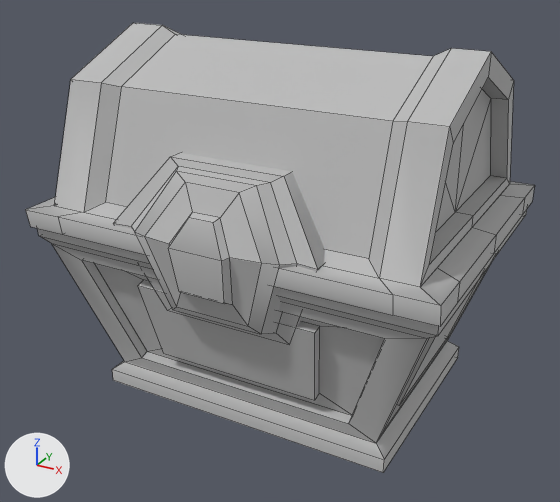
What one commit did to the OBJ model Assets/Assets_3D_Nut/Coffer.obj.
Before and after are seen from a 50 mm camera at (1.66, -3.12, 2.24) aimed at (0.0, -0.12, 0.74). The lights are fixed; the arrows at lower left show +X, +Y and +Z. Mesh edges are drawn as thin lines. Where no turn or scale is listed for an object, it has been applied to the vertices. Vertices at the same position are counted once.

The first picture shows 'Coffer'.
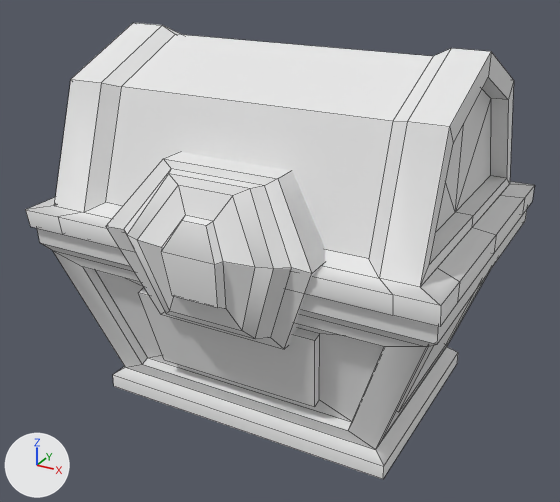
The newer file is also rescaled (x0.927), turned or shifted as a whole; pictures and numbers use the older file's frame.

Boxes [x1, y1, x2, y2] around the edits, measured in the pictures (560 x 502 px; the box of a moved part takes in the faces that stretch with it):
'Coffer', reshaped: before [25, 23, 534, 473]; after [25, 23, 534, 479]
part 1 of me_coffer, moved or reshaped: before [37, 210, 527, 473]; after [37, 210, 527, 479]
part 2 of me_coffer, moved or reshaped: before [113, 153, 325, 334]; after [106, 152, 326, 349]
part 3 of me_coffer, recoloured (grey to white): [25, 23, 534, 326] in both

The change, as a diff of the scene's bpy script:
```diff
--- a/Assets/Assets_3D_Nut/Coffer.obj.py
+++ b/Assets/Assets_3D_Nut/Coffer.obj.py
@@ mat_lambert2sg @@
+mat_lambert2sg = principled_material('lambert2SG')
+mat_lambert2sg.base_color = (0.8, 0.8, 0.8)  # white #e7e7e7
+mat_lambert2sg.roughness = 1.0
@@ me_coffer @@
 # used by ob_coffer; location = (0.0, 0.0, 0.0)
-me_coffer.from_pydata(...)  # 218 vertices, 220 faces; spans x -0.99..0.99, y -0.81..0.74, z 0.01..1.74
+me_coffer.from_pydata(...)  # 218 vertices, 220 faces; spans x -0.99..0.99, y -0.86..0.74, z -0.03..1.74
+# me_coffer part 1: the loose piece of 80 vertices spanning x -0.98..0.98, y -0.7..0.7, z 0.01..0.92 is moved by (0.0, 0.0, -0.04), in mat_lambert2sg (white #e7e7e7)
+# me_coffer part 2: the loose piece of 42 vertices spanning x -0.5..0.5, y -0.81..-0.4, z 0.56..1.29 is moved by (0.0, -0.05, 0.0)
+# me_coffer part 3: 102 faces spanning x -0.99..0.99, y -0.74..0.74, z 0.89..1.74 switch from mat_initialshadinggroup (grey #bcbcbc) to mat_lambert2sg (white #e7e7e7)
```
